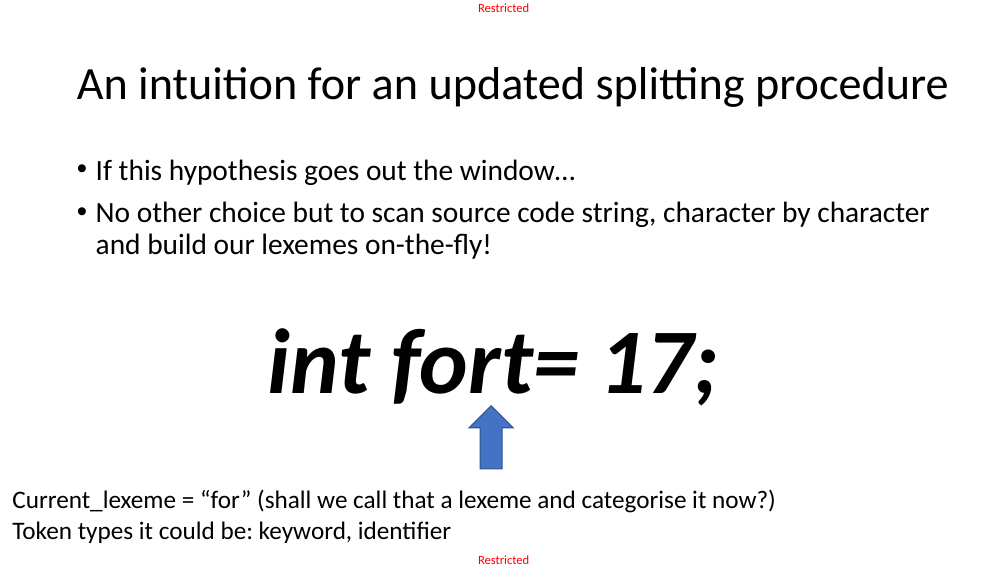
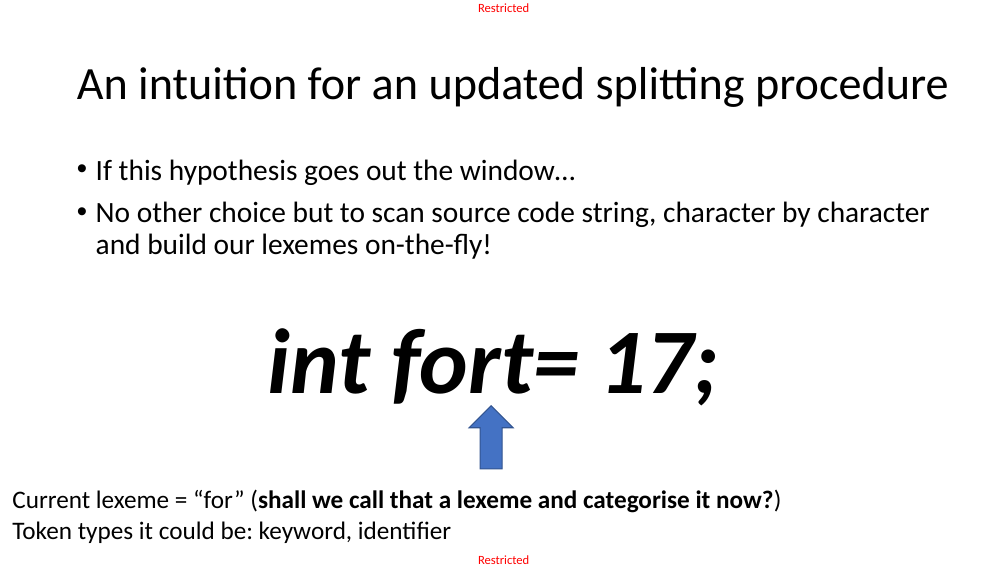
Before and after one commit to matthieudemari/SUTD_PLC_50_051, a slide deck: slide 18 of W10/W10S1/W10S1.pptx. Drawn at 1008x567 pixels with LibreOffice and Linux fonts; fonts in the diff are those of the drawing. Boxes give left, top, right and bottom in pixels: in the first picture for what was removed or moved away, otherwise in the second. Text is boxed around its words. In the diff, an @@ line names an element or a change of style, - is before the commit and + after.

```diff
--- a/W10/W10S1/W10S1.pptx
+++ b/W10/W10S1/W10S1.pptx
@@ text at (12, 489, 781, 513): text changed; bold on @@
-Current_lexeme = “for” (shall we call that a lexeme and categorise it now?)
+Current lexeme = “for” (shall we call that a lexeme and categorise it now?)
```
Also in this commit, not shown: 20 other slides changed, 3 slides removed, 3 other files.
